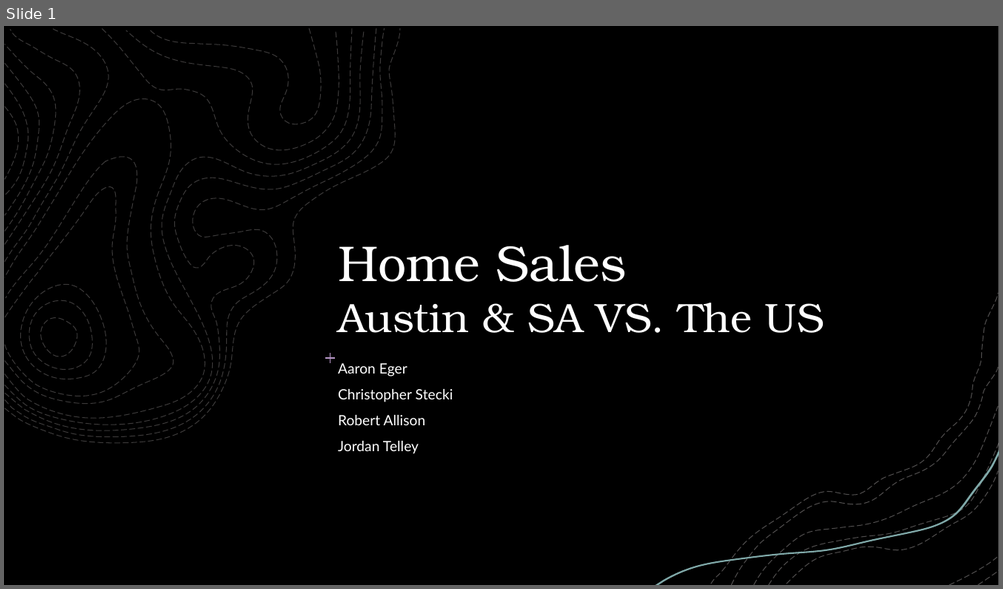
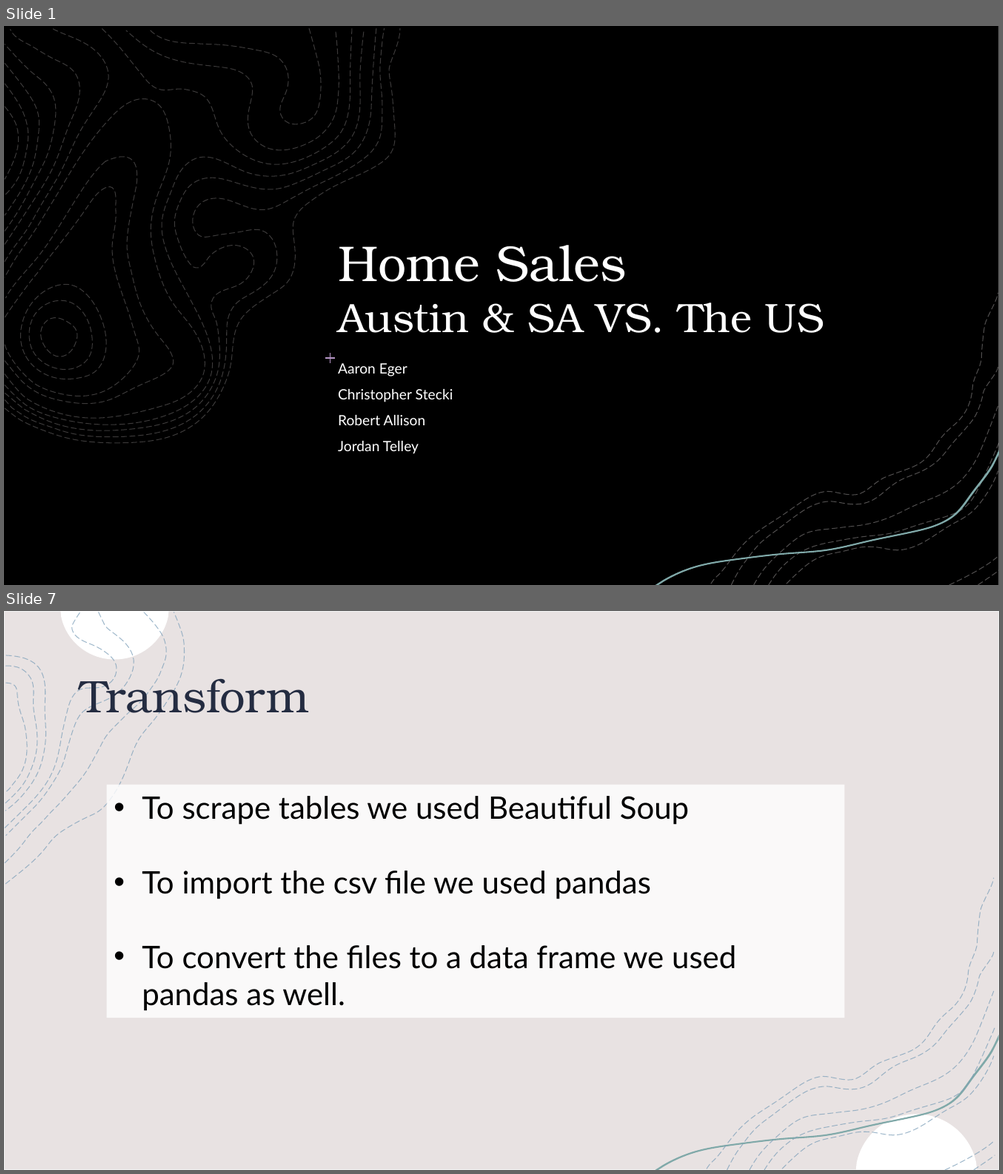
Before and after one commit to jtell32/Project-2, a slide deck: Project 2 (Group 4).pptx. Shown one above the other, each under a label of ours: slide 1 before the commit, slides 1 and 7 after it; the slides between them are not shown. The pictures are 1003x589 and 1003x1174 pixels, drawn with LibreOffice and Linux fonts; fonts in the diff are those of the drawing; background and template pictures are left out; a plain dark background stands for a picture behind light text. Boxes give left, top, right and bottom in pixels: in the first picture for what was removed or moved away, otherwise in the second. Text is boxed around its words. In the diff, an @@ line names an element or a change of style, - is before the commit and + after.

```diff
--- a/Project 2 (Group 4).pptx
+++ b/Project 2 (Group 4).pptx
@@ slide 7 added at bbox=[4, 611, 999, 1170], background picture (left out); not listed: 11 template elements that a slide beside it also shows @@
@@ rectangle added at bbox=[4, 611, 999, 1170], fill #E8E2E2, outline #F2F2F2 1 pt @@
@@ title added at bbox=[79, 670, 309, 723], 44 pt, text #242C41 @@
+Transform
@@ group added at bbox=[5, 612, 185, 884]: 4 freeform shapes @@
@@ rectangle added at bbox=[107, 785, 845, 1019], fill #FFFFFF at 80% opacity, 30 pt, text #000000 @@
+• To scrape tables we used Beautiful Soup
+• To import the csv file we used pandas
+• To convert the files to a data frame we used pandas as well.
@@ freeform shape added at bbox=[707, 878, 994, 1169], outline #7FA1BA 0.75 pt dashed @@
@@ freeform shape added at bbox=[782, 1056, 993, 1169], outline #7FA1BA 0.75 pt dashed @@
```
Also in this commit, not shown: 3 slides changed, 2 other slides added, 3 slides removed.
